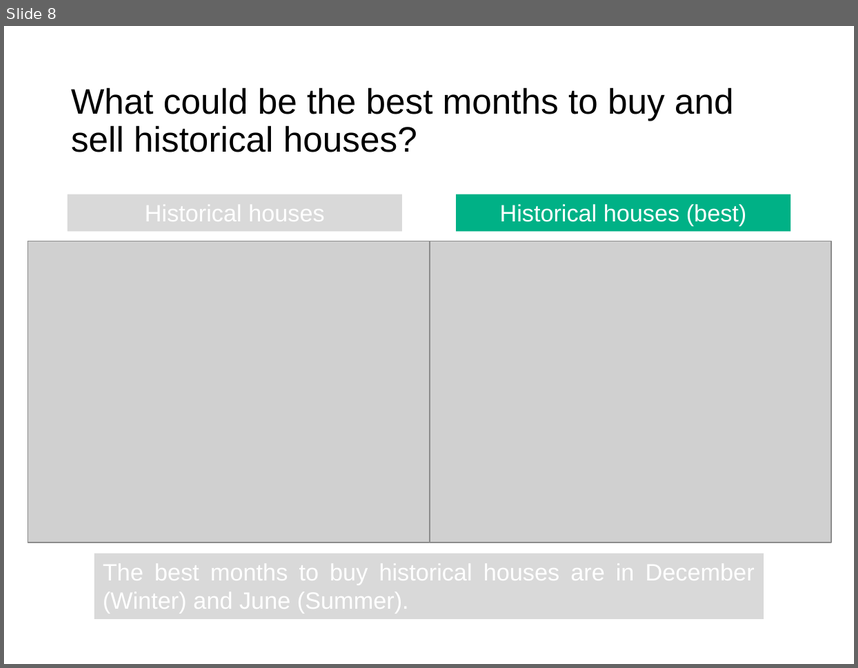
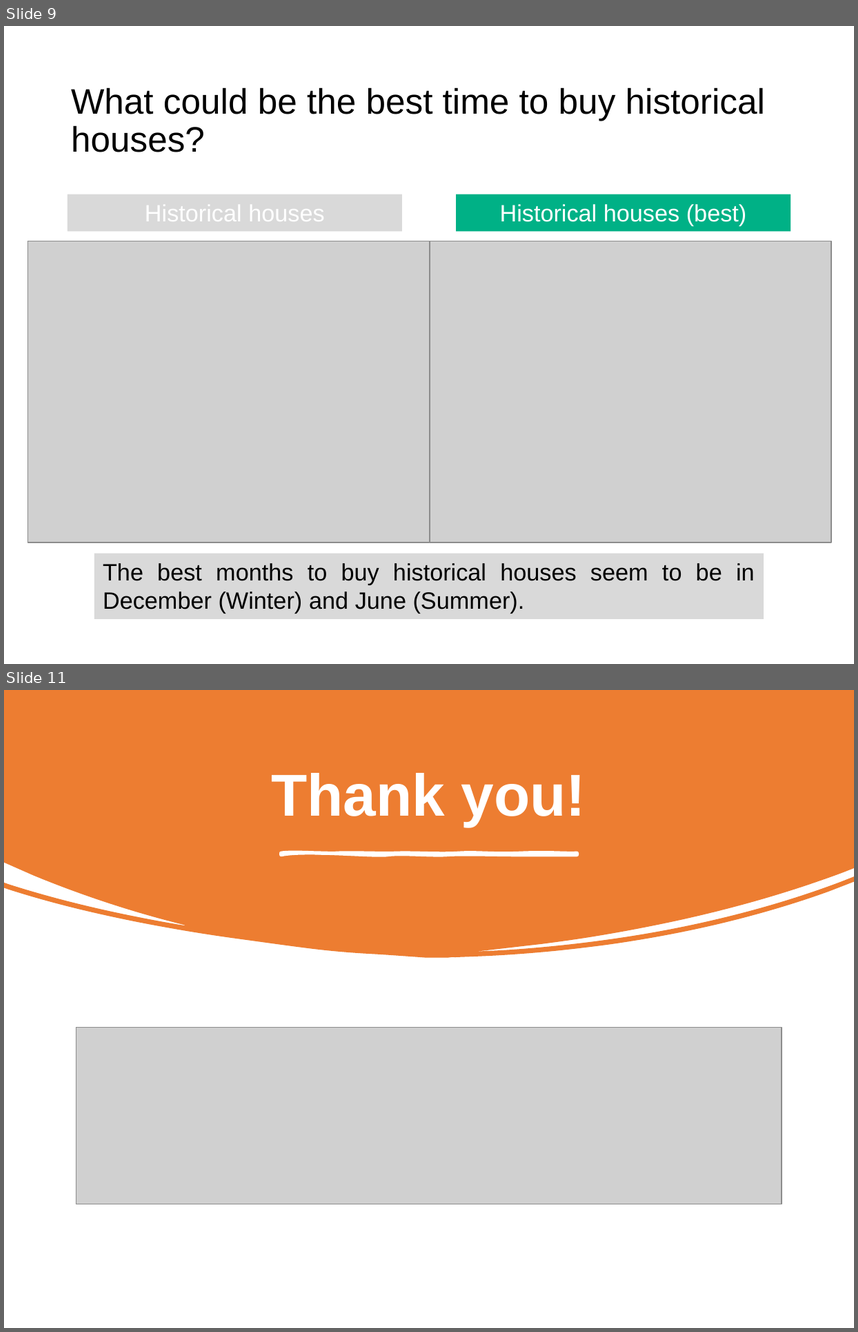
Before and after one commit to JWNowak/eda-project, a slide deck: EDA_presentation.pptx. Shown one above the other, each under a label of ours: slide 8 before the commit, slides 9 and 11 after it; the slides between them are not shown. The pictures are 858x668 and 858x1332 pixels, drawn with LibreOffice and Linux fonts; fonts in the diff are those of the drawing; grey boxes stand for pictures. Boxes give left, top, right and bottom in pixels: in the first picture for what was removed or moved away, otherwise in the second. Text is boxed around its words. In the diff, an @@ line names an element or a change of style, - is before the commit and + after.

```diff
--- a/EDA_presentation.pptx
+++ b/EDA_presentation.pptx
@@ slide 11 added at <box>4,690,854,1328</box>, background #FFFFFF @@
@@ freeform shape added at <box>4,690,854,958</box>, fill #ED7D31 @@
@@ title added at <box>271,773,586,826</box>, 50 pt, text #FFFFFF, bold @@
+Thank you!
@@ freeform shape added at <box>281,854,577,855</box>, fill #FFFFFF, outline #FFFFFF 3 pt @@
@@ picture added at <box>76,1027,782,1203</box> @@
@@ what was slide 8 is now slide 9 @@
@@ slide 9 changed as well @@
@@ title at <box>71,87,765,152</box>: text changed @@
-What could be the best months to buy and sell historical houses?
+What could be the best time to buy historical houses?
@@ text in rectangle at <box>103,563,755,613</box>: text changed; text colour #FFFFFF to #000000 @@
-The best months to buy historical houses are in December (Winter) and June (Summer).
+The best months to buy historical houses seem to be in December (Winter) and June (Summer).
```
Also in this commit, not shown: 5 other slides changed, 4 other slides added, 3 slides removed.
